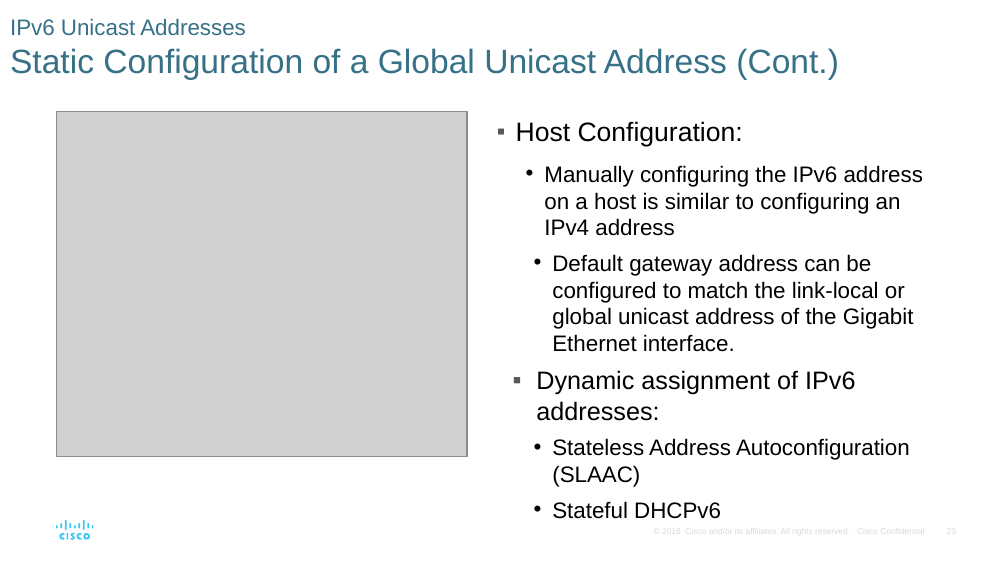
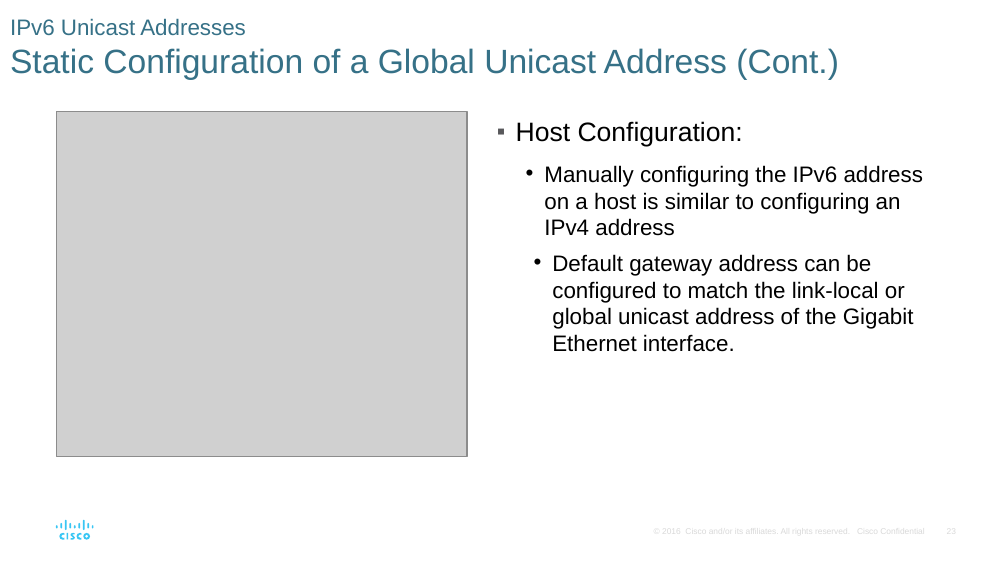
Before and after one commit to lizetheP/Redes1, a slide deck: slide 23 of CalendarioAgo21/CISCO/Chapter7_P2.pptx. Drawn at 1008x567 pixels with LibreOffice and Linux fonts; fonts in the diff are those of the drawing; grey boxes stand for pictures. Boxes give left, top, right and bottom in pixels: in the first picture for what was removed or moved away, otherwise in the second. Text is boxed around its words. In the diff, an @@ line names an element or a change of style, - is before the commit and + after.

Commit message:
subir

```diff
--- a/CalendarioAgo21/CISCO/Chapter7_P2.pptx
+++ b/CalendarioAgo21/CISCO/Chapter7_P2.pptx
@@ text at [536, 370, 910, 519]: paragraphs removed @@
-  ▪ Dynamic assignment of IPv6 addresses:
-      • Stateless Address Autoconfiguration (SLAAC)
-      • Stateful DHCPv6
```
